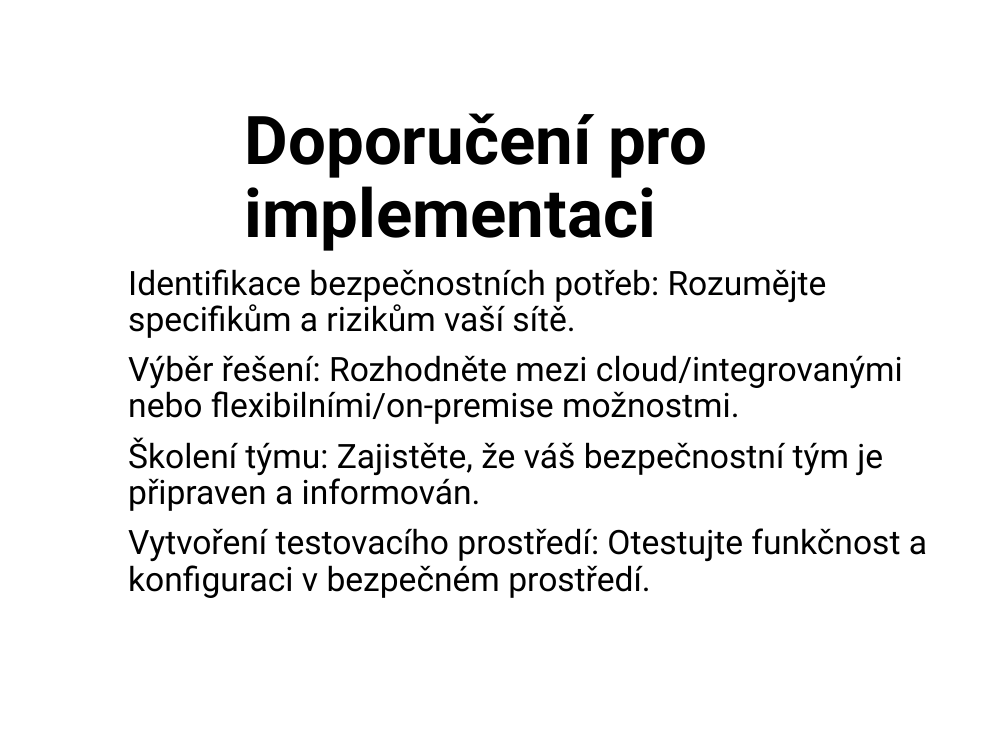
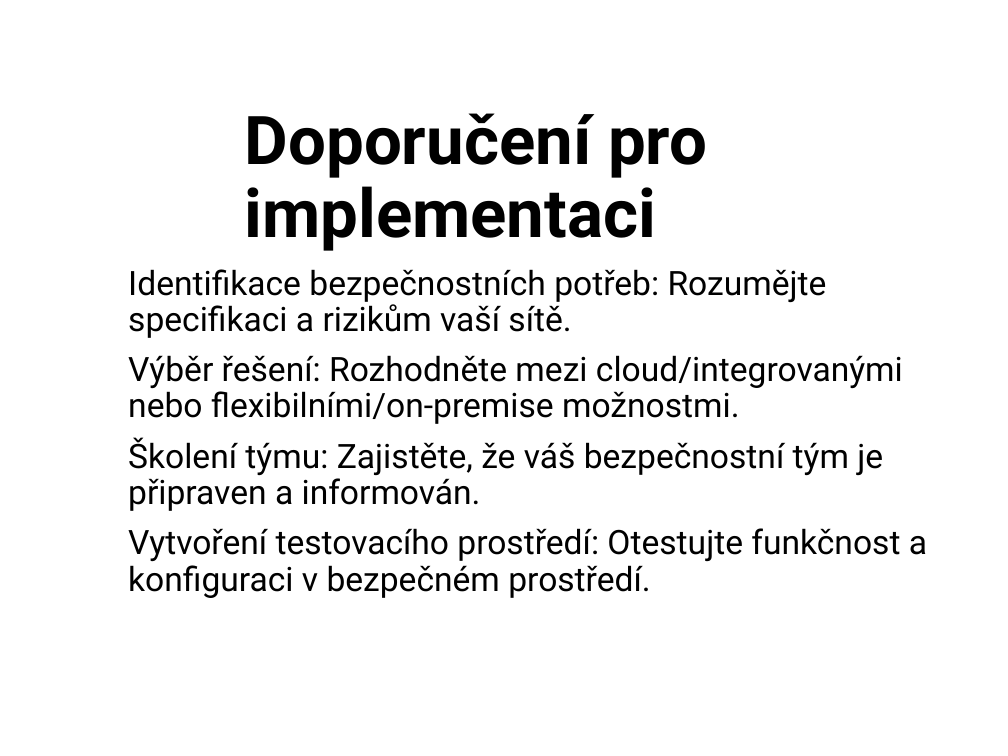
Before and after one commit to zimice/pr5_ndr, a slide deck: slide 13 of kochanek_ndr_prezentace.pptx. Drawn at 1008x756 pixels with LibreOffice and Linux fonts; fonts in the diff are those of the drawing; background and template pictures are left out. Boxes give left, top, right and bottom in pixels: in the first picture for what was removed or moved away, otherwise in the second. Text is boxed around its words. In the diff, an @@ line names an element or a change of style, - is before the commit and + after.

```diff
--- a/kochanek_ndr_prezentace.pptx
+++ b/kochanek_ndr_prezentace.pptx
@@ subtitle at bbox=[128, 269, 827, 338]: text changed @@
-Identifikace bezpečnostních potřeb: Rozumějte specifikům a rizikům vaší sítě.
+Identifikace bezpečnostních potřeb: Rozumějte specifikaci a rizikům vaší sítě.
```
Also in this commit, not shown: 3 other slides changed, 1 other file.
